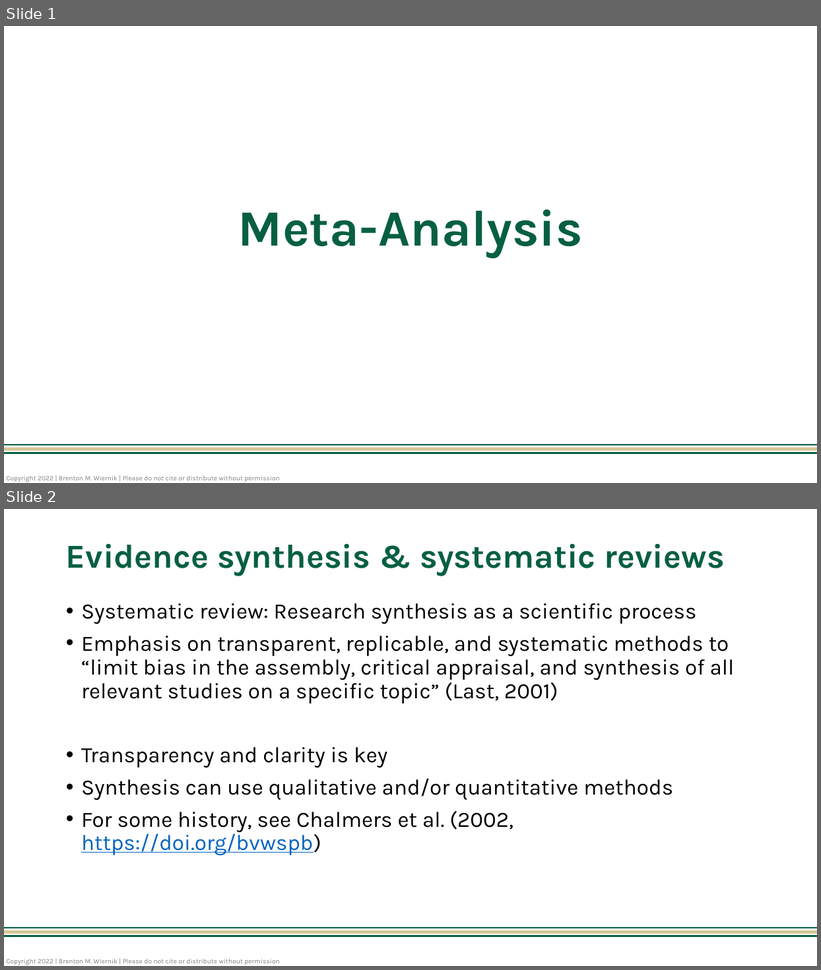
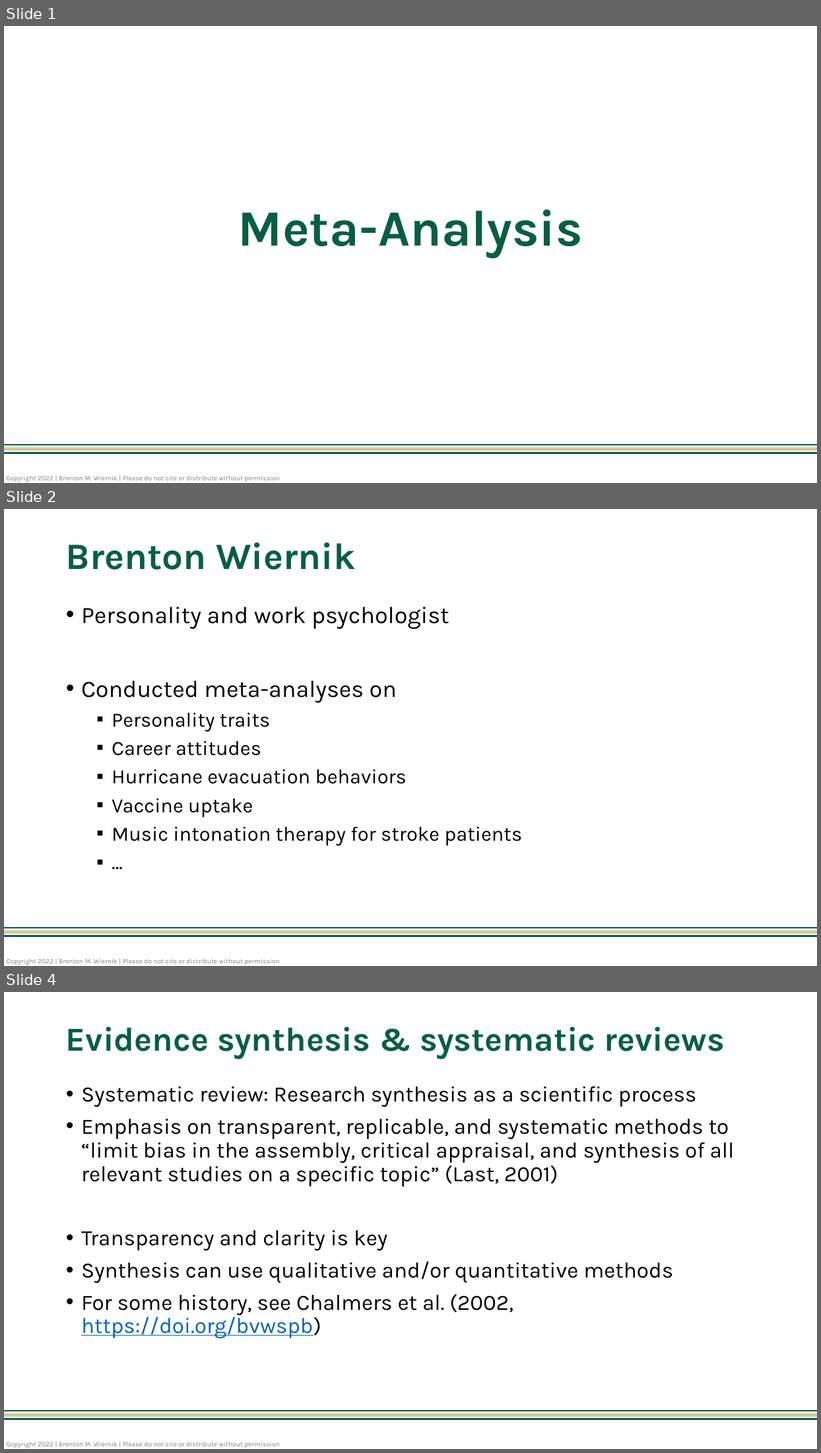
Before and after one commit to bwiernik/meta-workshop, a slide deck: slides/01_meta-analytic-thinking.pptx. Shown one above the other, each under a label of ours: slides 1 and 2 before the commit, slides 1, 2 and 4 after it; the slides between them are not shown. The pictures are 821x970 and 821x1453 pixels, drawn with LibreOffice and Linux fonts; fonts in the diff are those of the drawing. Boxes give left, top, right and bottom in pixels: in the first picture for what was removed or moved away, otherwise in the second. Text is boxed around its words. In the diff, an @@ line names an element or a change of style, - is before the commit and + after.

```diff
--- a/slides/01_meta-analytic-thinking.pptx
+++ b/slides/01_meta-analytic-thinking.pptx
@@ slide 2 added at (4,509,817,966), background #FFFFFF; not listed: 4 template elements that a slide beside it also shows @@
@@ title added at (66,543,355,570), 44 pt, text #075F42, bold @@
+Brenton Wiernik
@@ text added at (81,607,522,846), 24 pt, text #000000 @@
+• Personality and work psychologist
+• Conducted meta-analyses on
+  ▪ Personality traits
+  ▪ Career attitudes
+  ▪ Hurricane evacuation behaviors
+  ▪ Vaccine uptake
+  ▪ Music intonation therapy for stroke patients
+  ▪ …
@@ what was slide 2 is now slide 4 @@
```
Also in this commit, not shown: 2 slides changed, 1 other slide added, 2 other files.
